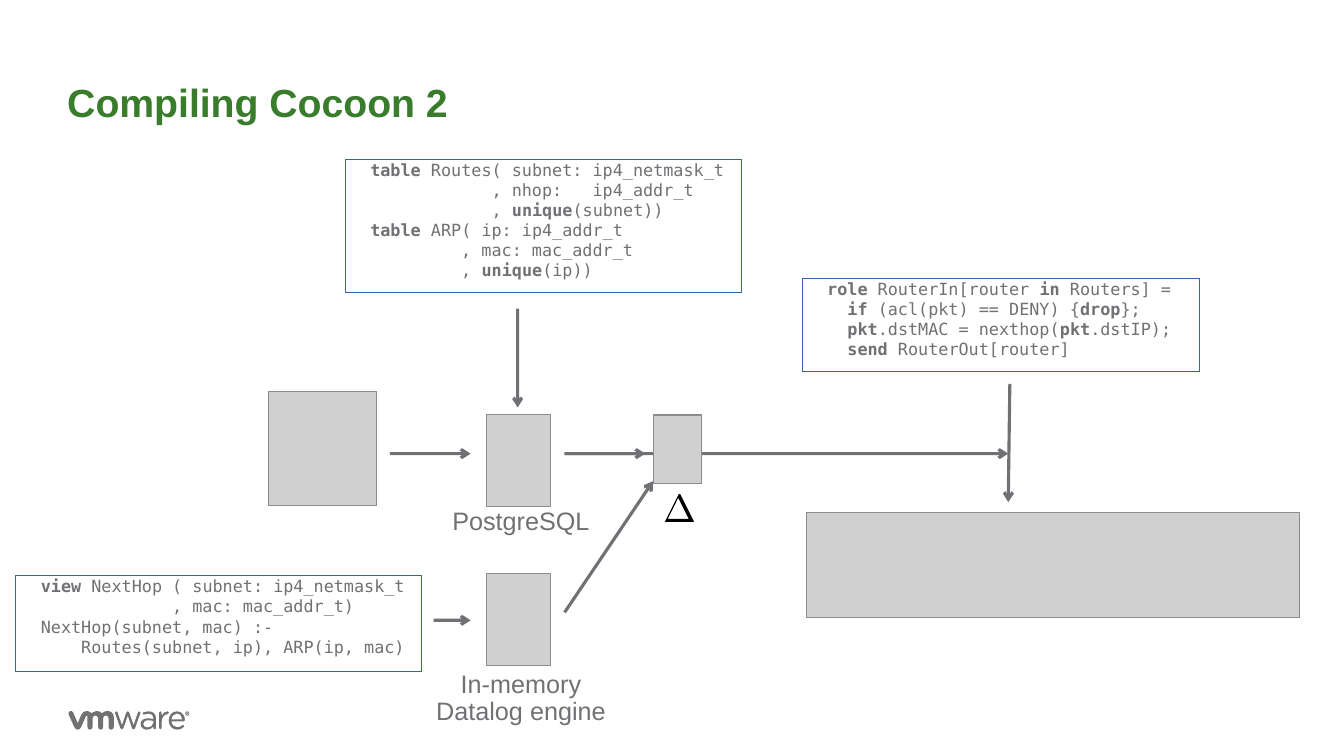
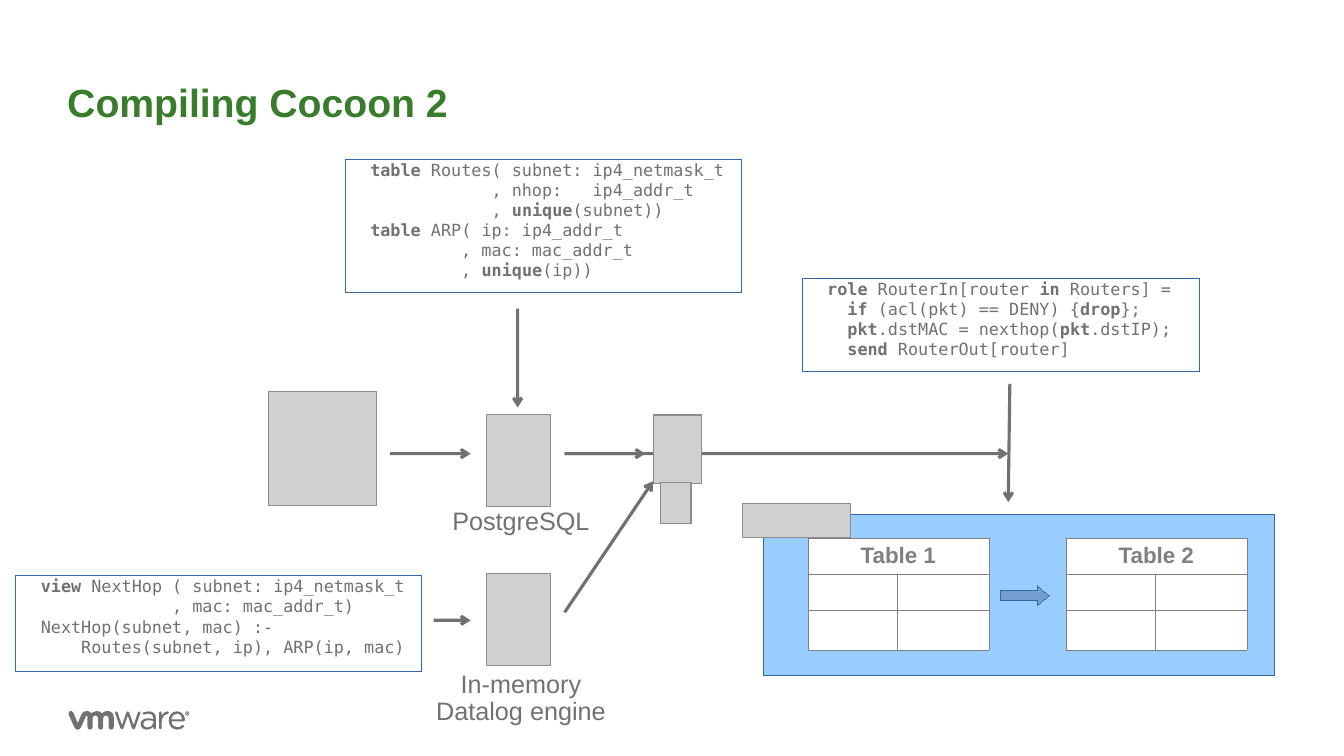
Before and after one commit to ryzhyk/cocoon, a slide deck: slide 12 of doc/wnv17/cocoon.odp (slide 13 before the commit). Drawn at 1344x756 pixels with LibreOffice and Linux fonts; fonts in the diff are those of the drawing; grey boxes stand for pictures; background and template pictures are left out. Boxes give left, top, right and bottom in pixels: in the first picture for what was removed or moved away, otherwise in the second. Text is boxed around its words. In the diff, an @@ line names an element or a change of style, - is before the commit and + after.

```diff
--- a/doc/wnv17/cocoon.odp
+++ b/doc/wnv17/cocoon.odp
@@ picture added at box(660, 482, 691, 523) @@
@@ freeform shape removed at box(663, 495, 696, 521) @@
@@ freeform shape removed at box(665, 494, 695, 522) @@
@@ picture: place and size @@
-picture at box(807, 512, 1300, 618)
+picture at box(742, 503, 850, 537)
@@ group added at box(763, 514, 1274, 676): 2 tables, 1 rectangle, 1 right arrow @@
+Table 2 | 
+ | 
+ | 
+Table 1 | 
+ | 
+ | 
```
Also in this commit, not shown: 11 other slides changed, 5 slides added, 1 slide removed.
